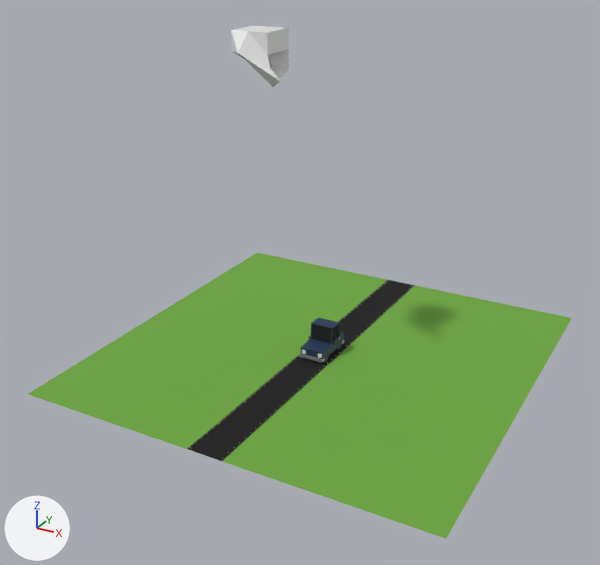
Before and after pictures for a commit that changed the Blender file cartooncar.blend.
Both versions are drawn from a 50 mm lens placed at (56.8, -110.0, 70.0), pointed at (-0.6, -5.7, 17.8). Every picture has the same lights, and +X, +Y and +Z are marked at lower left.

In view in the first picture: 'Car', 'Cube.001', 'Plane', 'road'.
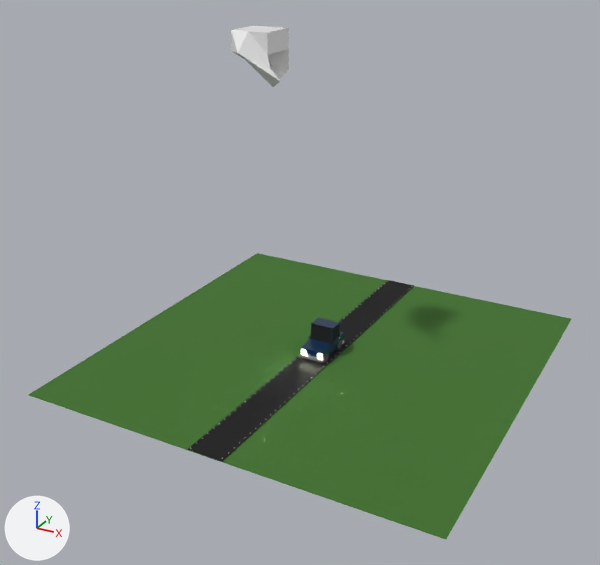
Where the change shows, as pixel boxes (x1, y1, x2, y2) in the pictures (600 x 565 px):
'Plane', recoloured, moved
    before: (28, 253, 572, 538)
    after: (29, 253, 571, 540)

What changed in the scene script:
```text
Change mat_planecolor:
    mat_planecolor.base_color: (0.161, 0.398, 0.0533) -> (0.0538, 0.171, 0.0256)  # green #70a941 -> dark green #42732c
Change ob_plane:
    ob_plane.location: (0.6, 0.5, 2.8) -> (0.6, 0.5, 2.6)
```
